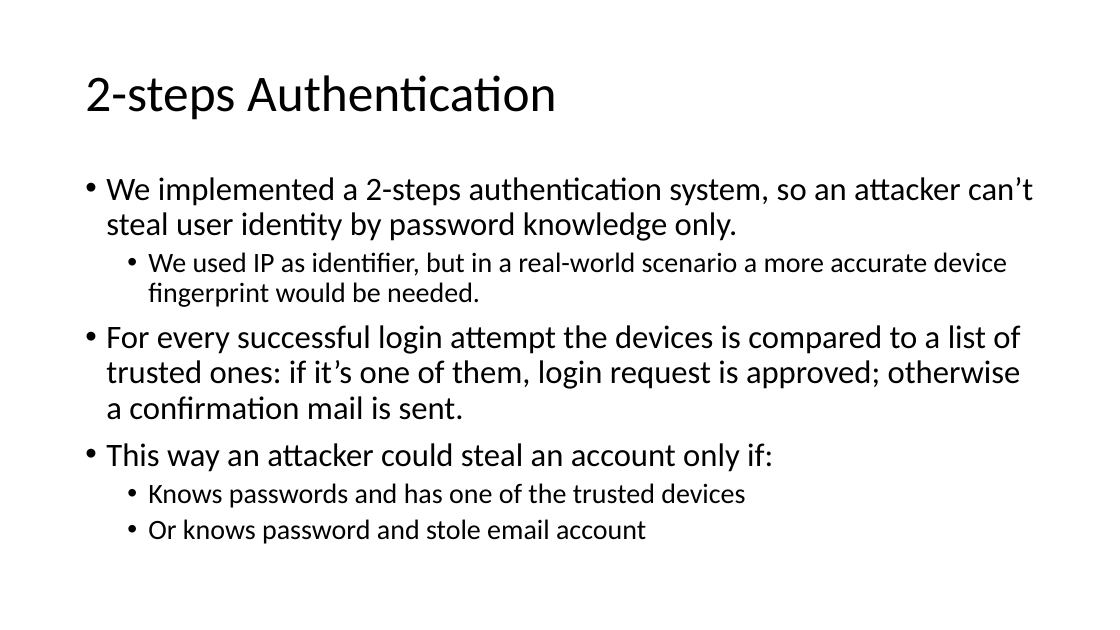
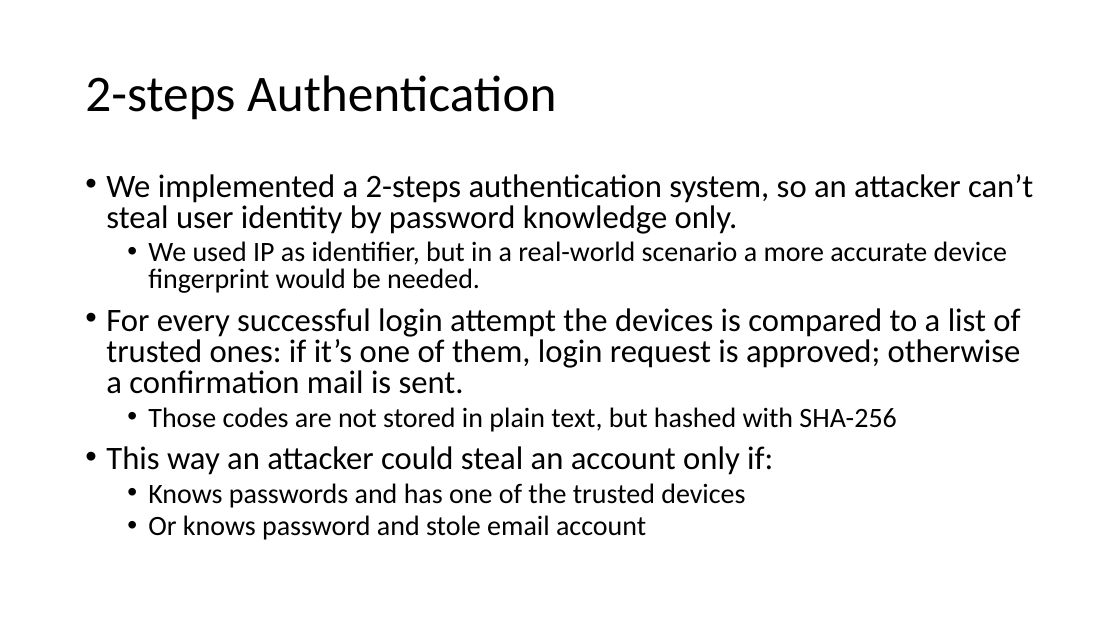
Before and after one commit to fparricelli/Encrypted-data-exchange-between-two-Arduino-boards-using-Symmetric-Encryption, a slide deck: slide 10 of Documentazione e cose così/Slide_concettuali_Luca.pptx. Drawn at 1120x630 pixels with LibreOffice and Linux fonts; fonts in the diff are those of the drawing. Boxes give left, top, right and bottom in pixels: in the first picture for what was removed or moved away, otherwise in the second. Text is boxed around its words. In the diff, an @@ line names an element or a change of style, - is before the commit and + after.

```diff
--- a/Documentazione e cose così/Slide_concettuali_Luca.pptx
+++ b/Documentazione e cose così/Slide_concettuali_Luca.pptx
@@ text at <box>106,174,1033,540</box>: line spacing 0.9 to 0.8 @@
@@ text at <box>148,407,896,432</box>: paragraph added @@
+  • Those codes are not stored in plain text, but hashed with SHA-256
```
Also in this commit, not shown: 2 other files.
